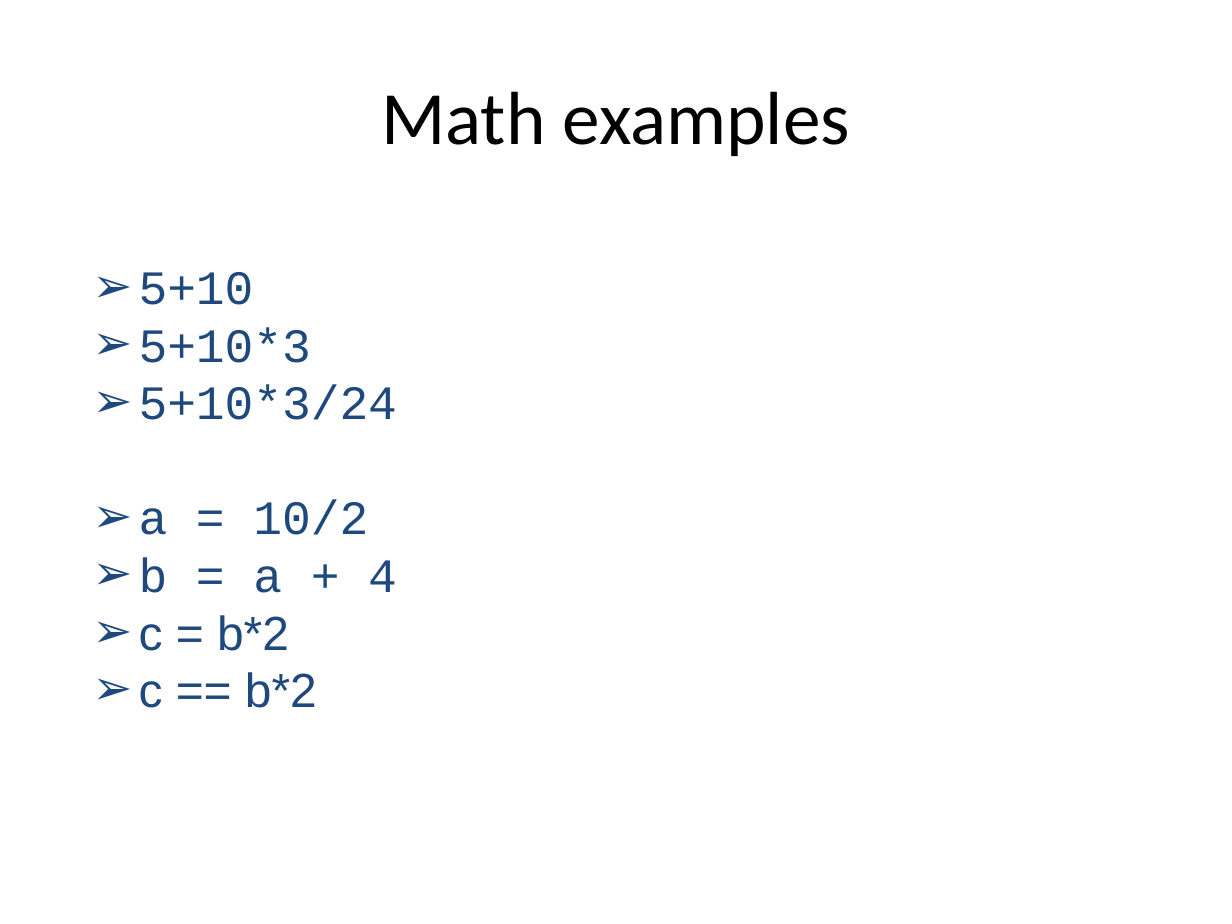
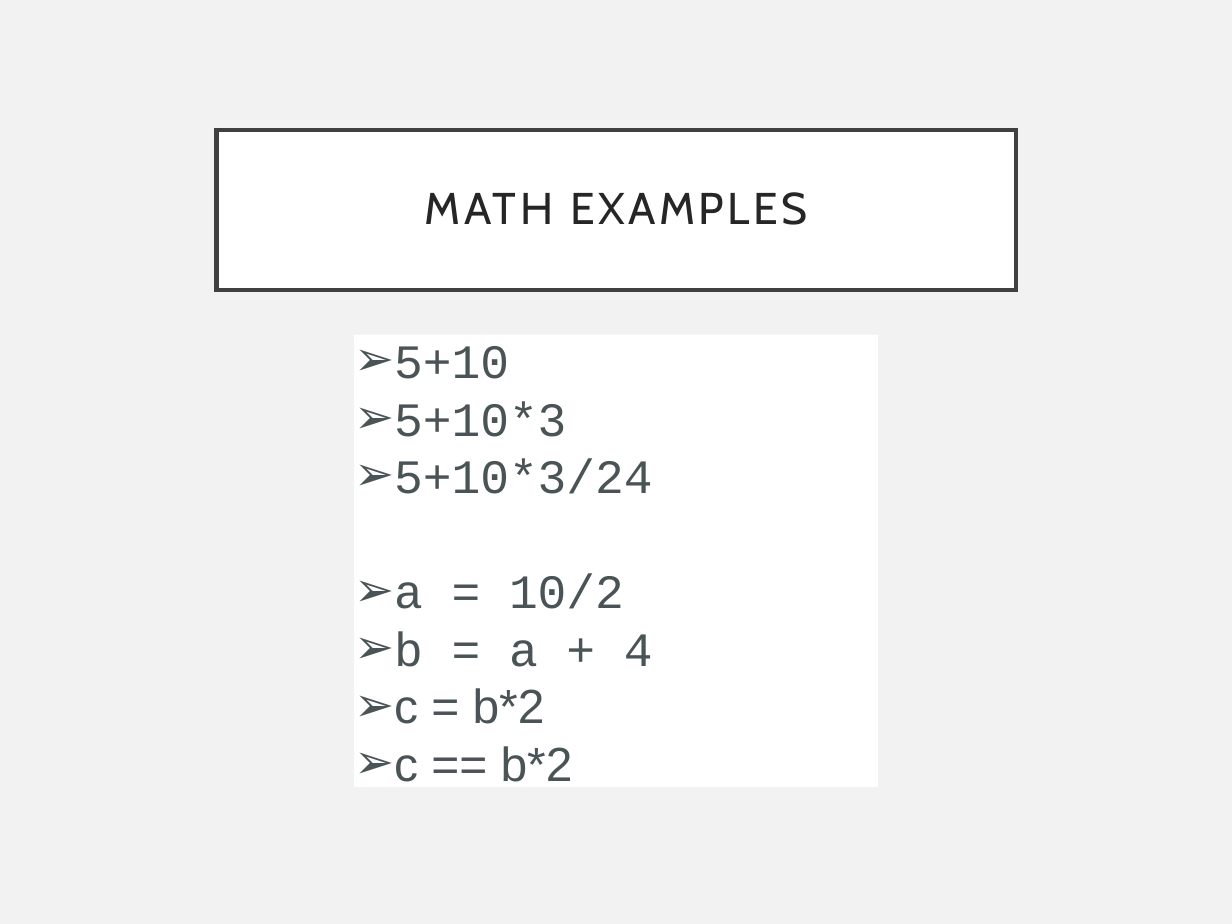
Before and after one commit to pradau/python_for_psychologists, a slide deck: slide 14 of Python_intro_lecture.pptx. Drawn at 1232x924 pixels with LibreOffice and Linux fonts; fonts in the diff are those of the drawing. Boxes give left, top, right and bottom in pixels: in the first picture for what was removed or moved away, otherwise in the second. Text is boxed around its words. In the diff, an @@ line names an element or a change of style, - is before the commit and + after.

```diff
--- a/Python_intro_lecture.pptx
+++ b/Python_intro_lecture.pptx
@@ background #FFFFFF to #F2F2F2 @@
@@ title "MATH EXAMPLES": place and size @@
-title "MATH EXAMPLES" at <box>381,91,850,156</box>
+title "MATH EXAMPLES" at <box>217,129,1016,290</box>
@@ title "MATH EXAMPLES" at <box>217,129,1016,290</box>: fill none to #FFFFFF; outline none to #404040 2.5 pt @@
@@ title at <box>425,192,807,225</box>: text changed; size 44 to 26 pt; font Calibri to Cabin; text colour #000000 to #262626 @@
-Math examples
+MATH EXAMPLES
@@ text "5+10": place and size @@
-text "5+10" at <box>139,272,397,708</box>
+text "5+10" at <box>355,329,878,793</box>
@@ text "5+10" at <box>355,329,878,793</box>: text colour #1F497D to #4A5356; indent changed @@
```
Also in this commit, not shown: 24 other slides changed, 3 slides added, 2 slides removed.
